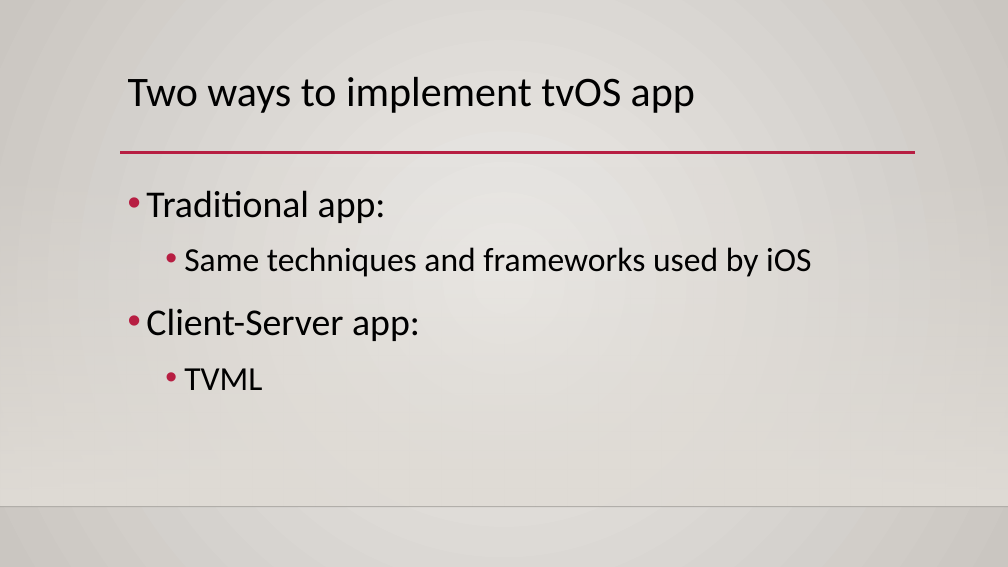
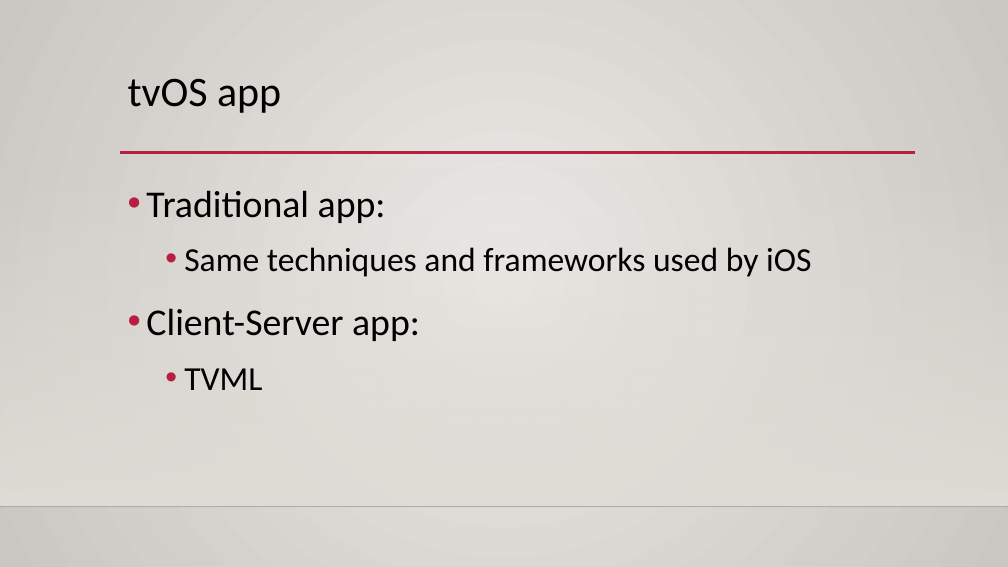
Before and after one commit to ThanhTurin/iOS-meetup-sg, a slide deck: slide 11 of Presentation.pptx. Drawn at 1008x567 pixels with LibreOffice and Linux fonts; fonts in the diff are those of the drawing; background and template pictures are left out. Boxes give left, top, right and bottom in pixels: in the first picture for what was removed or moved away, otherwise in the second. Text is boxed around its words. In the diff, an @@ line names an element or a change of style, - is before the commit and + after.

```diff
--- a/Presentation.pptx
+++ b/Presentation.pptx
@@ title at [128,78,281,113]: text changed @@
-Two ways to implement tvOS app
+tvOS app
```
Also in this commit, not shown: 4 other slides changed, 4 slides added, 4 slides removed.
